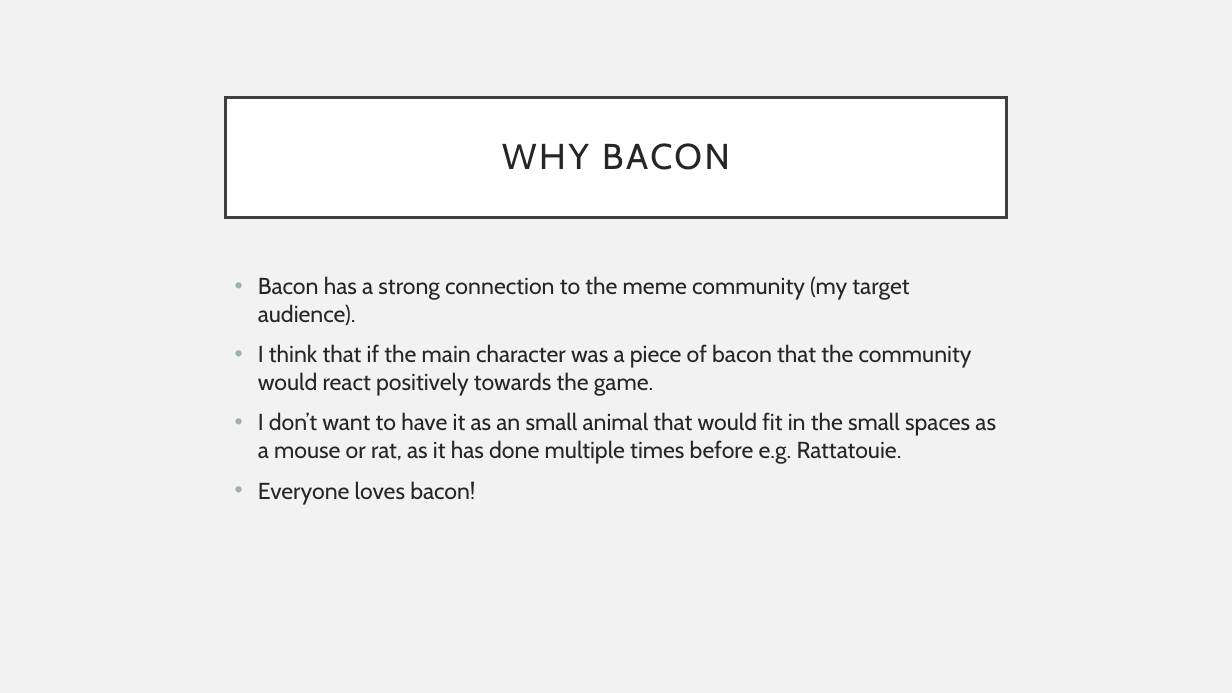
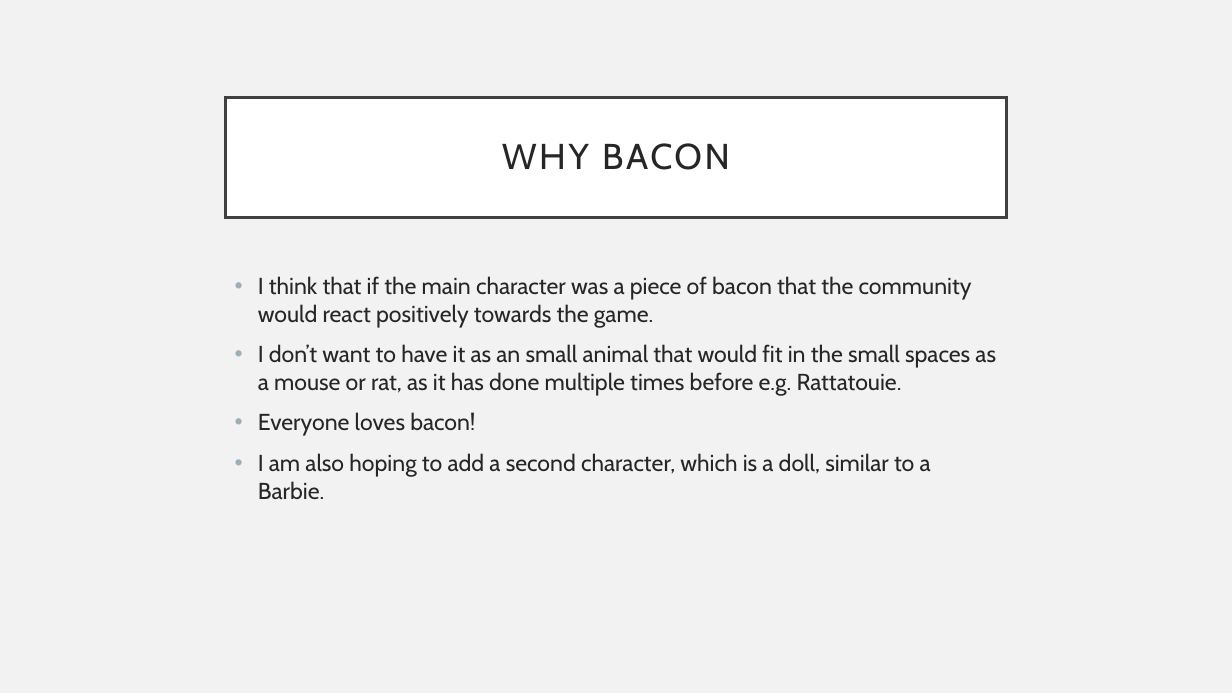
Before and after one commit to lcifty/College, a slide deck: slide 3 of College/FMP/Bacon Bandit.pptx. Drawn at 1232x693 pixels with LibreOffice and Linux fonts; fonts in the diff are those of the drawing. Boxes give left, top, right and bottom in pixels: in the first picture for what was removed or moved away, otherwise in the second. Text is boxed around its words. In the diff, an @@ line names an element or a change of style, - is before the commit and + after.

```diff
--- a/College/FMP/Bacon Bandit.pptx
+++ b/College/FMP/Bacon Bandit.pptx
@@ text at [258, 276, 909, 325]: paragraph removed @@
-• Bacon has a strong connection to the meme community (my target audience).
@@ text at [258, 453, 931, 499]: paragraph added @@
+• I am also hoping to add a second character, which is a doll, similar to a Barbie.
```
Also in this commit, not shown: 5 other slides changed.
